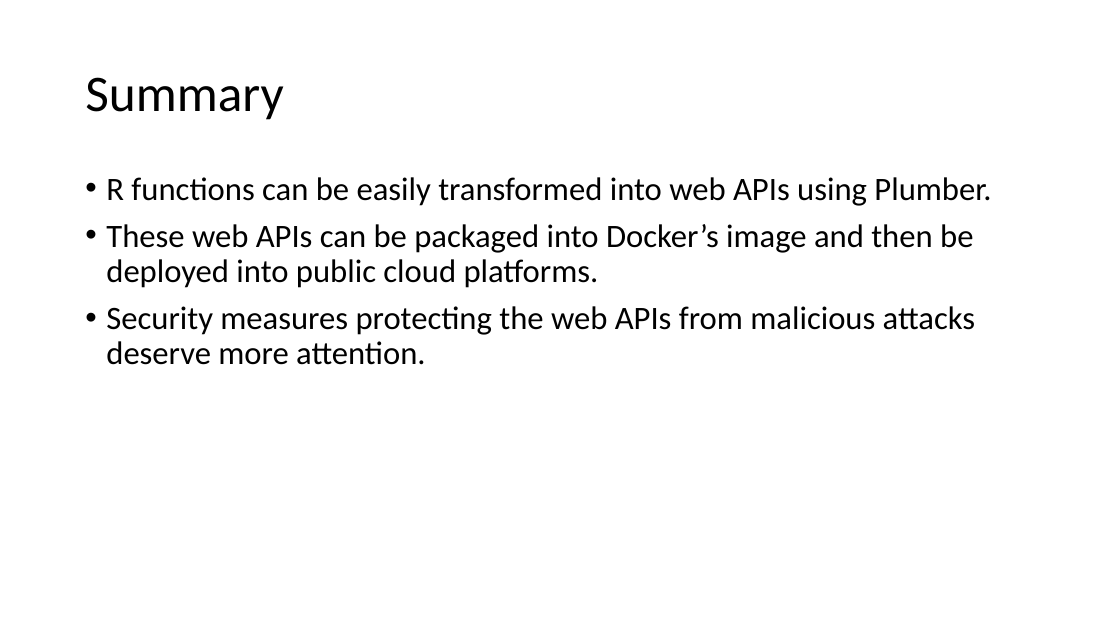
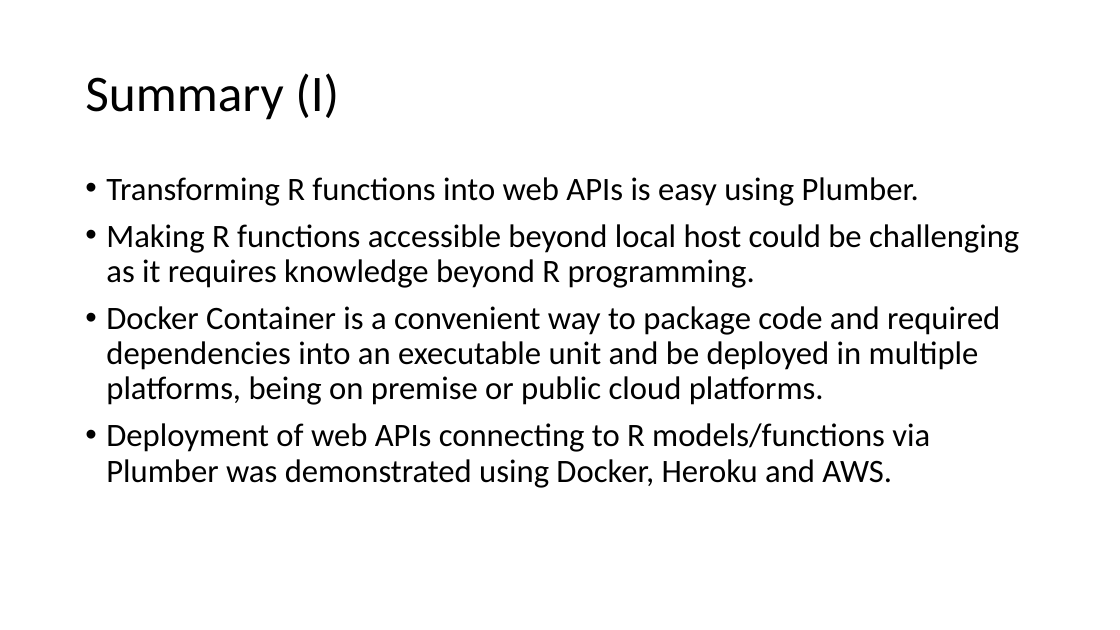
Before and after one commit to raymondowf/rconf-2020, a slide deck: slide 19 of slides.pptx. Drawn at 1120x630 pixels with LibreOffice and Linux fonts; fonts in the diff are those of the drawing; background and template pictures are left out. Boxes give left, top, right and bottom in pixels: in the first picture for what was removed or moved away, otherwise in the second. Text is boxed around its words. In the diff, an @@ line names an element or a change of style, - is before the commit and + after.

Commit message:
updated slides and code

```diff
--- a/slides.pptx
+++ b/slides.pptx
@@ title at (85,73,339,120): text changed @@
-Summary
+Summary (I)
@@ text at (106,177,1019,488): text changed @@
-• R functions can be easily transformed into web APIs using Plumber.
-• These web APIs can be packaged into Docker’s image and then be deployed into public cloud platforms.
-• Security measures protecting the web APIs from malicious attacks deserve more attention.
+• Transforming R functions into web APIs is easy using Plumber.
+• Making R functions accessible beyond local host could be challenging as it requires knowledge beyond R programming.
+• Docker Container is a convenient way to package code and required dependencies into an executable unit and be deployed in multiple platforms, being on premise or public cloud platforms.
+• Deployment of web APIs connecting to R models/functions via Plumber was demonstrated using Docker, Heroku and AWS.
```
Also in this commit, not shown: 9 other slides changed, 1 slide added, 3 other files.
